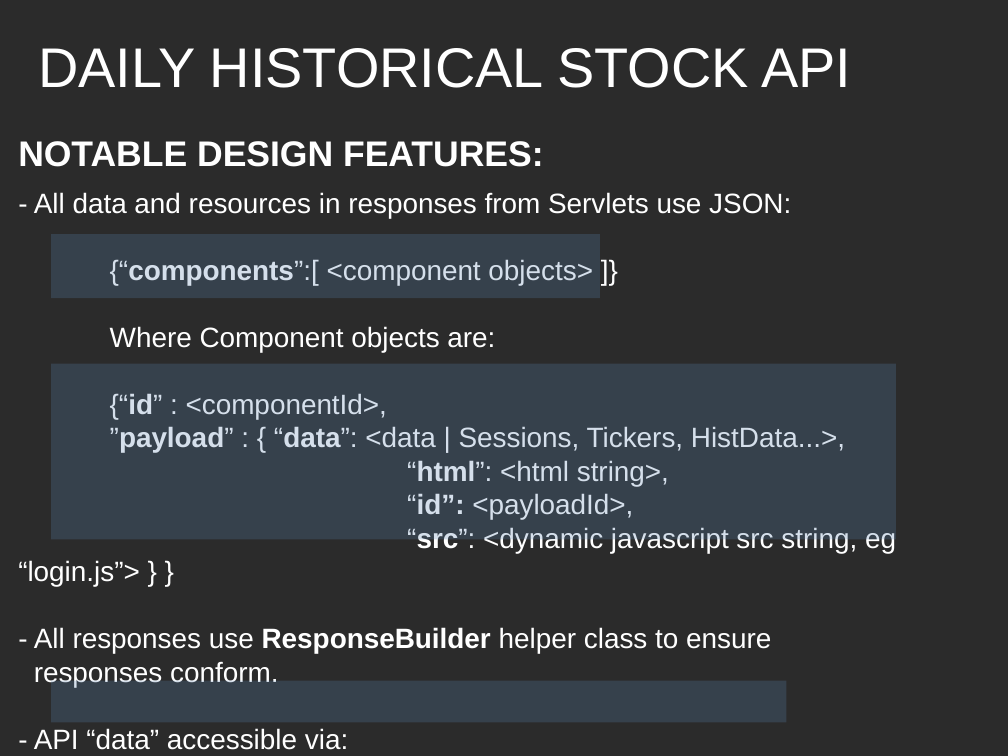
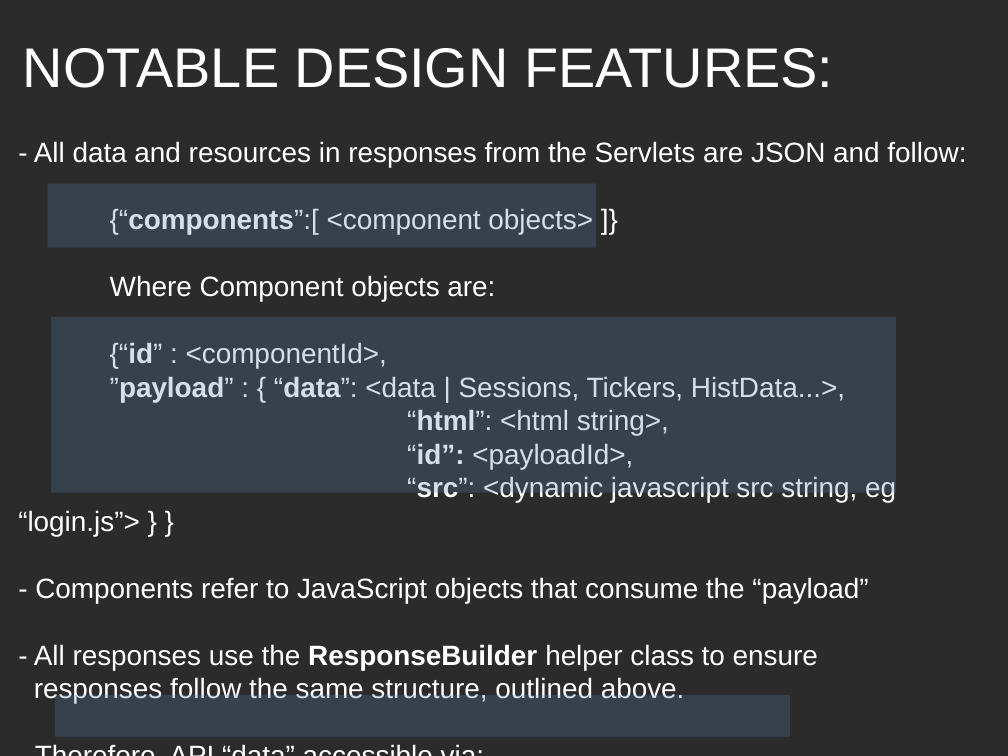
Before and after one commit to nrevs/project_one, a slide deck: slide 8 of ProjectOne.odp. Drawn at 1008x756 pixels with LibreOffice and Linux fonts; fonts in the diff are those of the drawing; background and template pictures are left out; a plain dark background stands for a picture behind light text. Boxes give left, top, right and bottom in pixels: in the first picture for what was removed or moved away, otherwise in the second. Text is boxed around its words. In the diff, an @@ line names an element or a change of style, - is before the commit and + after.

Commit message:
updating presentation, a little style

```diff
--- a/ProjectOne.odp
+++ b/ProjectOne.odp
@@ title "NOTABLE DESIGN FEATURES:": place and size @@
-title "NOTABLE DESIGN FEATURES:" at <box>18,141,544,167</box>
+title "NOTABLE DESIGN FEATURES:" at <box>23,48,833,88</box>
@@ title "NOTABLE DESIGN FEATURES:" at <box>23,48,833,88</box>: size 28 to 44 pt, bold off; vertical alignment top to middle @@
@@ title removed at <box>38,48,851,88</box> @@
-DAILY HISTORICAL STOCK API
@@ subtitle "- All data and resources ...": place and size @@
-subtitle "- All data and resources ..." at <box>18,192,896,750</box>
+subtitle "- All data and resources ..." at <box>18,141,966,704</box>
@@ subtitle at <box>34,141,966,167</box>: text changed @@
-- All data and resources in responses from Servlets use JSON:
+- All data and resources in responses from the Servlets are JSON and follow:
@@ rectangle: place and size @@
-rectangle at <box>51,234,600,298</box>
+rectangle at <box>48,184,596,248</box>
@@ rectangle: place and size @@
-rectangle at <box>51,364,896,540</box>
+rectangle at <box>51,317,896,493</box>
@@ subtitle at <box>34,577,868,704</box>: text changed @@
-- All responses use ResponseBuilder helper class to ensure
-responses conform.
-- API “data” accessible via:
+- Components refer to JavaScript objects that consume the “payload”
+- All responses use the ResponseBuilder helper class to ensure
+responses follow the same structure, outlined above.
+- Therefore, API “data” accessible via:
@@ rectangle: place and size @@
-rectangle at <box>51,681,787,723</box>
+rectangle at <box>55,695,790,737</box>
```
Also in this commit, not shown: 5 other slides changed, 7 other files.
